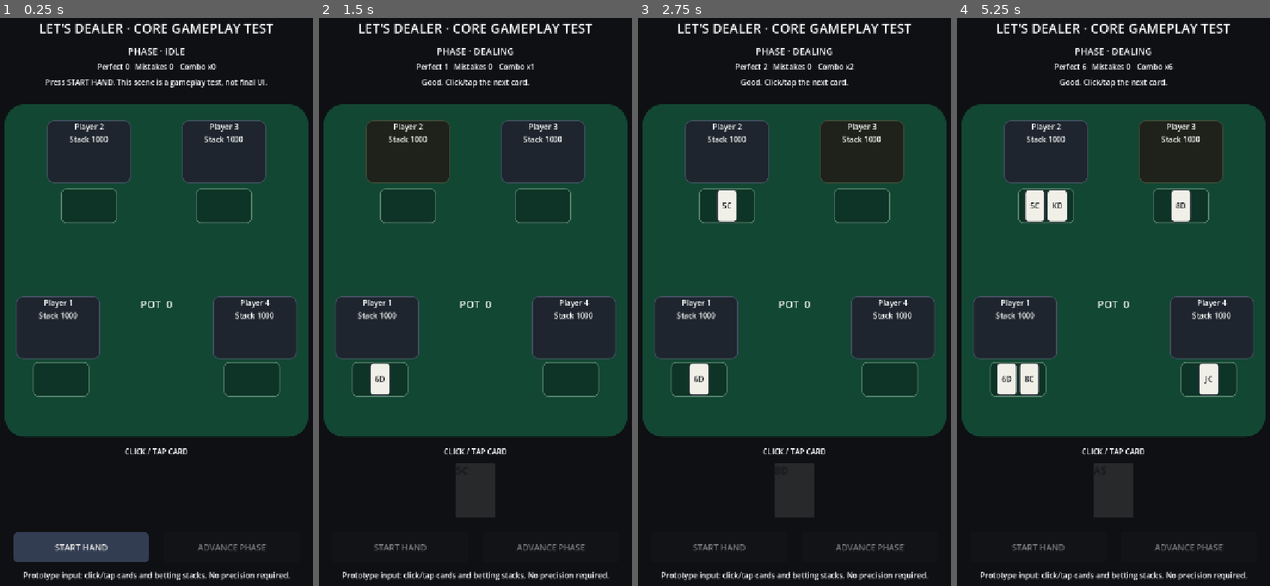
Above: before the commit, frames 1-4 (left to right).
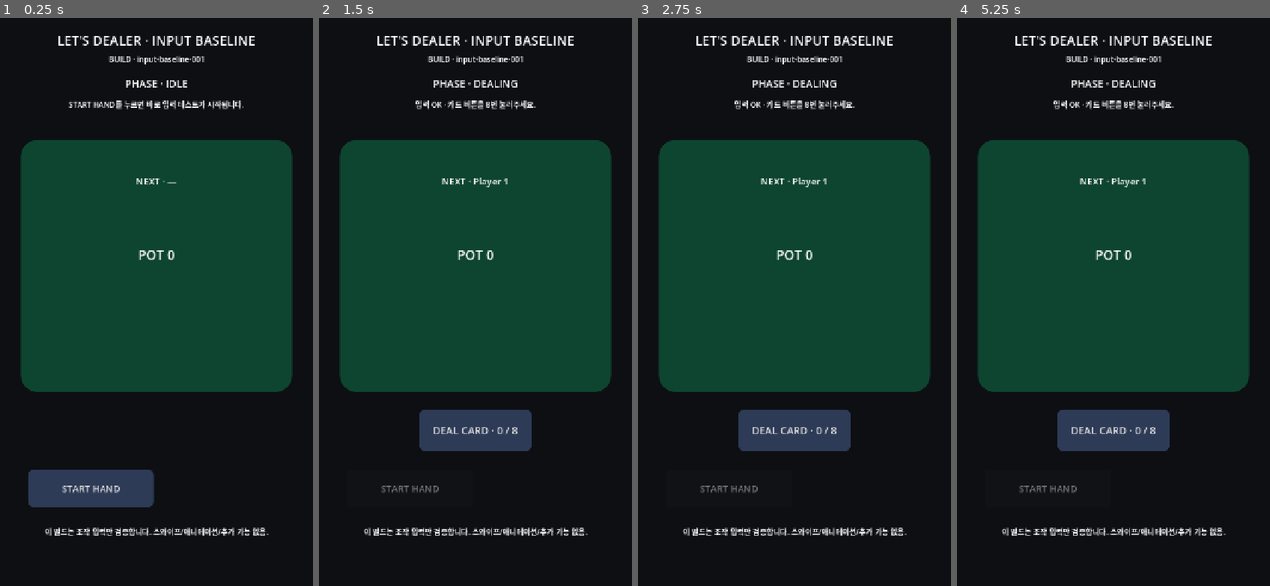
Above: after the commit, the same moments.

Repository: Queenrain9/lets-dealer
Game: Godot game, scene res://scenes/input_baseline.tscn
Same seed, same stepped clock (60 frames per second), same inputs: the game is played once before the commit and once after it. Before the commit the project starts from res://scenes/table_test.tscn.
Inputs (mouse positions are in pixels of both pictures, inside the frame that each line leads up to):
- Up to frame 1 (0.25 s): no input
- Up to frame 2 (1.5 s): click "START HAND" at 0.5 s; click (475, 489) at 1.25 s, where only the run before the commit has a clickable "6D"
- Up to frame 3 (2.75 s): click (794, 489) at 2 s, where only the run before the commit has a clickable "5C"
- Up to frame 4 (5.25 s): click (1113, 489) at 2.75 s, where only the run before the commit has a clickable "8D"; click (1113, 489) at 3.5 s, where only the run before the commit has a clickable "JC"; click (1113, 489) at 4.25 s, where only the run before the commit has a clickable "8C"; click (1113, 489) at 5 s, where only the run before the commit has a clickable "KD"

The runs differ from the first frame. In frame 1, 37% of the frame differs, in the area x 1-99%, y 1-99%; in frame 2, 34%; in frame 3, 34%; in frame 4, 36%.

Commit message:
fix: run self-contained input baseline by default

Diff:
--- a/project.godot
+++ b/project.godot
@@ -7,7 +7,7 @@
 
 config/name="LET'S DEALER"
 config/description="Mobile dealer-action game core gameplay prototype"
-run/main_scene="res://scenes/table_test.tscn"
+run/main_scene="res://scenes/input_baseline.tscn"
 config/features=PackedStringArray("4.7", "GL Compatibility")
 
 [display]
